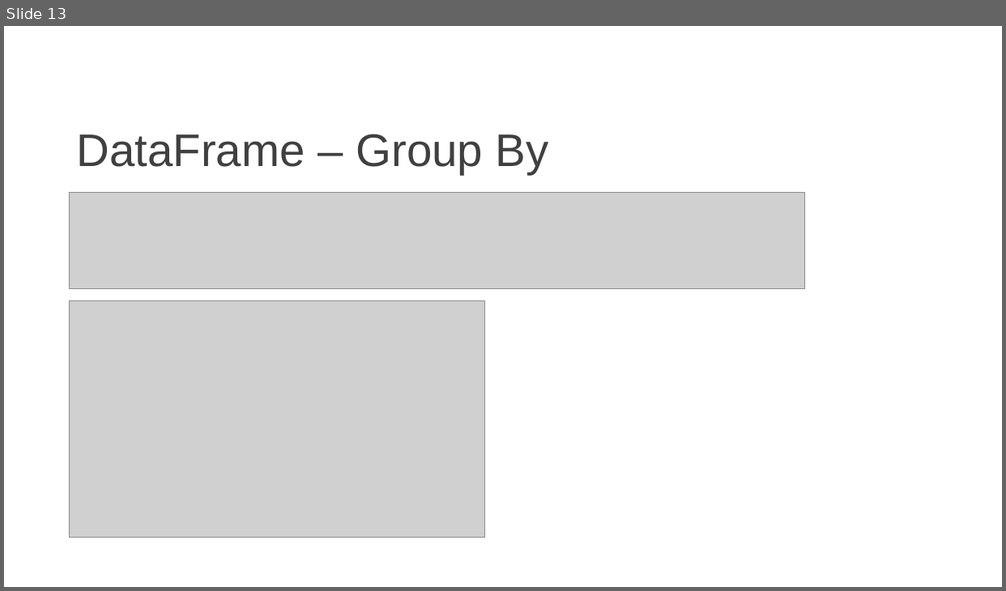
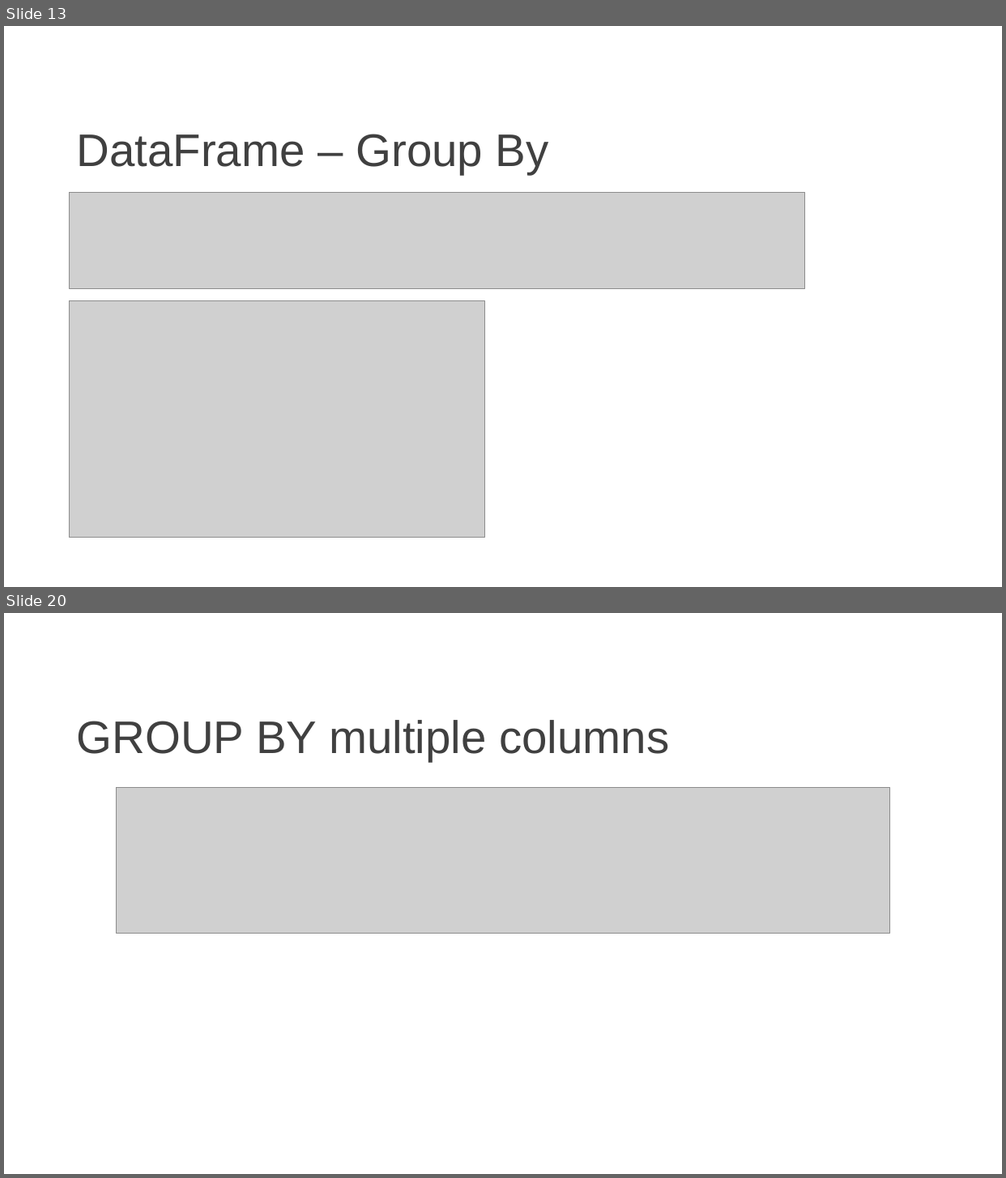
Before and after one commit to ZERRY-000/00-python-pandas-journey, a slide deck: 00-Basic-Pandas.pptx. Shown one above the other, each under a label of ours: slide 13 before the commit, slides 13 and 20 after it; the slides between them are not shown. The pictures are 1006x591 and 1006x1178 pixels, drawn with LibreOffice and Linux fonts; fonts in the diff are those of the drawing; grey boxes stand for pictures. Boxes give left, top, right and bottom in pixels: in the first picture for what was removed or moved away, otherwise in the second. Text is boxed around its words. In the diff, an @@ line names an element or a change of style, - is before the commit and + after.

```diff
--- a/00-Basic-Pandas.pptx
+++ b/00-Basic-Pandas.pptx
@@ slide 20 added at box(4, 613, 1002, 1174), background #FFFFFF @@
@@ text added at box(77, 720, 669, 762), 44 pt, text #404040 @@
+GROUP BY multiple columns
@@ picture added at box(117, 787, 889, 934) @@
```
Also in this commit, not shown: 9 other slides added, 5 other files.
